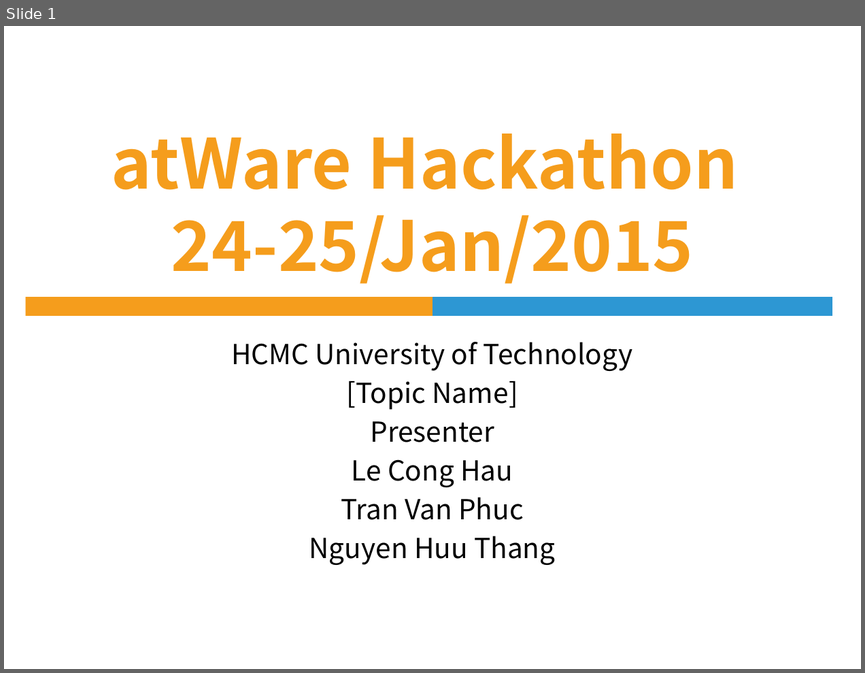
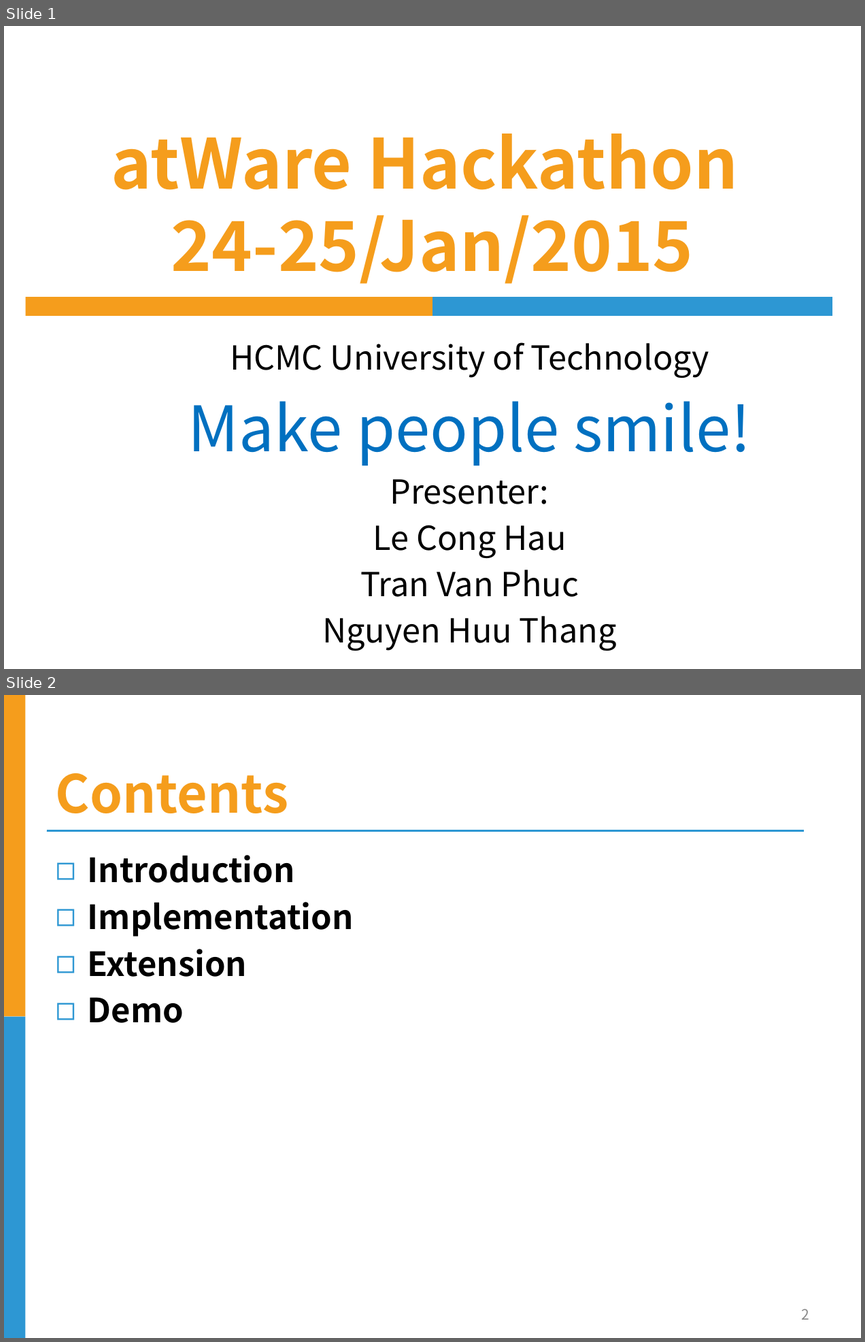
Before and after one commit to huuthang1993/HPT, a slide deck: Document/slide.pptx. Shown one above the other, each under a label of ours: slide 1 before the commit, slides 1 and 2 after it. The pictures are 865x673 and 865x1342 pixels, drawn with LibreOffice and Linux fonts; fonts in the diff are those of the drawing; background and template pictures are left out. Boxes give left, top, right and bottom in pixels: in the first picture for what was removed or moved away, otherwise in the second. Text is boxed around its words. In the diff, an @@ line names an element or a change of style, - is before the commit and + after.

```diff
--- a/Document/slide.pptx
+++ b/Document/slide.pptx
@@ slide 2 added at bbox=[4, 695, 861, 1338], background #FFFFFF @@
@@ rectangle added at bbox=[4, 695, 26, 1016], fill #F59D1C @@
@@ title added at bbox=[56, 773, 289, 813], 44 pt, text #F59D1C, bold @@
+Contents
@@ line added from (47, 830) to (804, 830), #2D97D3 1.5 pt @@
@@ text added at bbox=[88, 855, 354, 1023], 28 pt, text #000000, bold @@
+◻ Introduction
+◻ Implementation
+◻ Extension
+◻ Demo
@@ rectangle added at bbox=[4, 1016, 26, 1338], fill #2D97D3 @@
@@ page number added at bbox=[802, 1308, 810, 1319], 12 pt, text #898989 @@
+2
@@ slide 1 changed as well @@
@@ subtitle at bbox=[230, 342, 709, 650]: size 23.2 to 27.8 pt in "HCMC University of Technology", "Le Cong Hau", "Tran Van Phuc", "Nguyen Huu Thang" @@
@@ subtitle at bbox=[188, 401, 751, 504]: text changed; size 23.2 to 52.7 pt; text colour #000000 to #0070C0 @@
-[Topic Name]
-Presenter
+Make people smile!
+Presenter:
```
Also in this commit, not shown: 5 other slides added, 1 slide removed.
